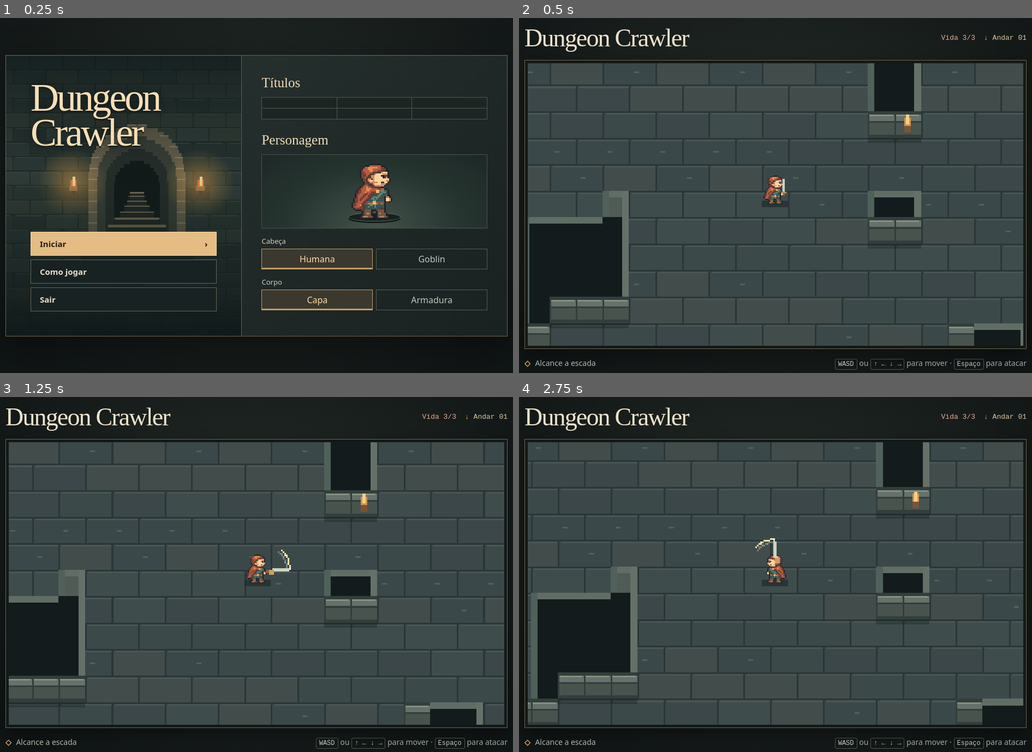
Above: before the commit, frames 1-4 (two rows, left to right).
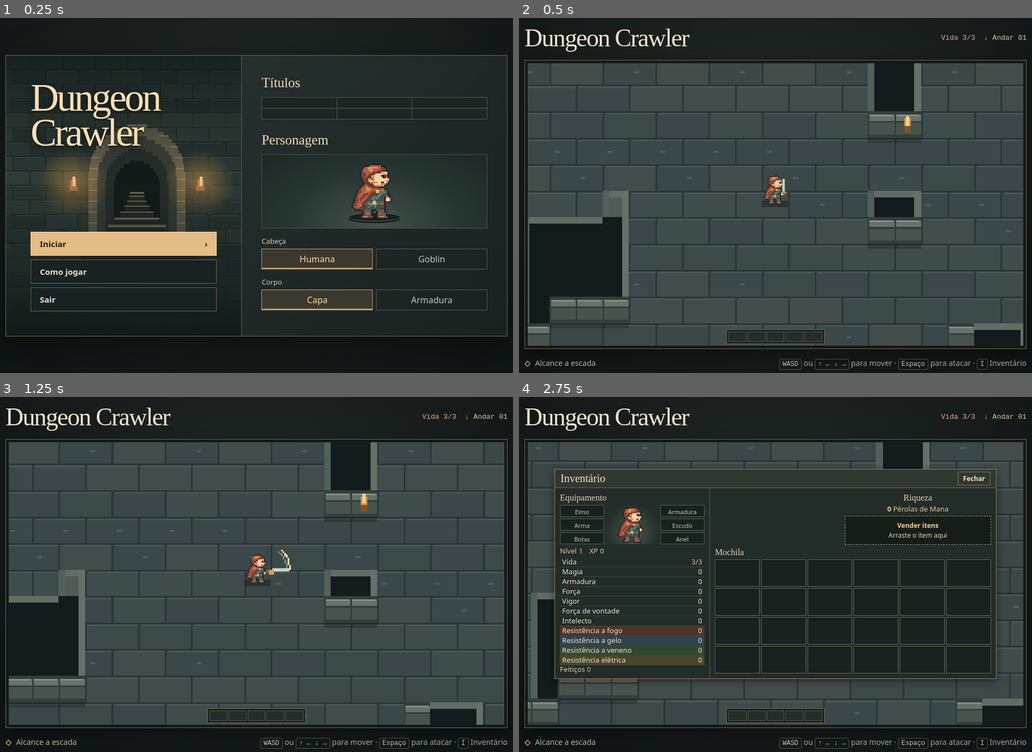
Above: after the commit, the same moments.

Repository: Robson-C/dungeon-crawler
Game: browser game, page index.html
Same seed, same stepped clock (60 frames per second), same inputs: the game is played once before the commit and once after it.
Inputs:
- Up to frame 1 (0.25 s): no input
- Up to frame 2 (0.5 s): click "Iniciar" at 0.27 s
- Up to frame 3 (1.25 s): hold Right from 1.03 s (still down); tap Space at 1.1 s
- Up to frame 4 (2.75 s): release Right at 1.53 s; hold Down 1.58-1.85 s; tap Space at 1.6, 2.1, 2.6 s; hold Left 1.9-2.47 s; tap I at 2.52 s; hold Up from 2.52 s (still down)

Frame 1 is identical in both runs. In frame 2, 1.1% of the frame differs, in the area x 40-99%, y 27-100%; in frame 3, 1.1%; in frame 4, 46%, in the area x 6-99%, y 20-100%.

Commit message:
Adiciona inventário e barra de habilidades

Diff:
--- a/game.js
+++ b/game.js
@@ -270,11 +270,16 @@
 const pixelsPerUnit = canvas.width / view.width;
 const end = document.getElementById("end");
 const healthDisplay = document.getElementById("health");
+const inventoryHealth = document.getElementById("inventory-health");
+const inventory = document.getElementById("inventory");
+const bagSlots = document.getElementById("bag-slots");
+for (let i = 0; i < 24; i++) bagSlots.append(document.createElement("span"));
 const reset = document.getElementById("reset");
 const keys = new Set();
 const directions = new Set(["KeyW", "KeyA", "KeyS", "KeyD", "ArrowUp", "ArrowLeft", "ArrowDown", "ArrowRight"]);
 let player;
 let previous = null;
+let gameTime = 0;
 let facing = 1;
 let stride = 0;
 let lastDirection = 0;
@@ -355,9 +360,7 @@
 }
 
 // Each sprite pixel is half a world unit. The feet anchor movement and depth.
-const adventurer = document.createElement("canvas");
-adventurer.width = 28;
-adventurer.height = 34;
+const adventurer = document.getElementById("equipped-character");
 const sprite = adventurer.getContext("2d");
 const dyes = { o: "#22232a", r: "#754036", c: "#b65b3f", h: "#e48d52",
   d: "#513a35", s: "#cd8e63", f: "#ffd3a0", w: "#ffead0",
@@ -443,7 +446,9 @@
   const portrait = preview.getContext("2d");
   portrait.clearRect(0, 0, preview.width, preview.height);
   portrait.drawImage(adventurer, 0, 0);
-  preview.setAttribute("aria-label", `Cabeça ${head.labels[0].textContent.trim()}, corpo com ${body.labels[0].textContent.trim()}`);
+  const appearance = `Cabeça ${head.labels[0].textContent.trim()}, corpo com ${body.labels[0].textContent.trim()}`;
+  adventurer.setAttribute("aria-label", appearance);
+  preview.setAttribute("aria-label", appearance);
 }
 
 function bladePose(x, y, elapsed) {
@@ -633,10 +638,12 @@
 
 function held(first, second) { return Number(keys.has(first) || keys.has(second)); }
 
-function frame(now) {
+function frame(timestamp) {
   if (game.hidden) return;
-  const dt = previous === null ? 0 : (now - previous) / 1000;
-  previous = now;
+  const dt = previous === null ? 0 : (timestamp - previous) / 1000;
+  previous = timestamp;
+  gameTime += dt * 1000;
+  const now = gameTime;
   if (!player.finished) {
     const dx = held("KeyD", "ArrowRight") - held("KeyA", "ArrowLeft");
     const dy = held("KeyS", "ArrowDown") - held("KeyW", "ArrowUp");
@@ -678,19 +685,55 @@
 }
 
 function showHealth() {
-  healthDisplay.textContent = `Vida ${player.health}/${playerMaxHealth}`;
+  const value = `${player.health}/${playerMaxHealth}`;
+  healthDisplay.textContent = `Vida ${value}`;
+  inventoryHealth.textContent = value;
+}
+
+function showCharacterSheet() {
+  for (const field of inventory.querySelectorAll("[data-stat]")) {
+    field.textContent = player[field.dataset.stat];
+  }
+  const spells = document.getElementById("inventory-spells");
+  spells.replaceChildren(...player.spells.map(name => {
+    const entry = document.createElement("li");
+    entry.textContent = name;
+    return entry;
+  }));
+  document.getElementById("no-spells").hidden = player.spells.length > 0;
 }
 
 function finishRun() {
   player.finished = true;
   keys.clear();
   clearSwings();
+  if (inventory.open) inventory.close();
   end.hidden = false;
   reset.focus();
 }
 
+inventory.addEventListener("close", () => {
+  if (!inventory.open && !game.hidden && !player.finished) canvas.focus();
+});
+
+const sellDropzone = document.getElementById("sell-dropzone");
+sellDropzone.addEventListener("dragover", event => event.preventDefault());
+sellDropzone.addEventListener("drop", event => event.preventDefault());
+
 window.addEventListener("keydown", event => {
   if (game.hidden || player.finished || event.ctrlKey || event.metaKey || event.altKey) return;
+  if (event.code === "KeyI" || (inventory.open && event.code === "Escape")) {
+    event.preventDefault();
+    if (event.repeat) return;
+    if (inventory.open) {
+      inventory.close();
+    } else {
+      showCharacterSheet();
+      inventory.show();
+      document.getElementById("inventory-title").focus();
+    }
+    return;
+  }
   if (event.code === "Space") {
     event.preventDefault();
     if (!event.repeat && pendingSwingDirection === null) {
@@ -723,7 +766,12 @@
   menu.hidden = true;
   game.hidden = false;
   runSeed = crypto.getRandomValues(new Uint32Array(1))[0];
-  player = { health: playerMaxHealth, finished: false };
+  player = {
+    health: playerMaxHealth, finished: false, level: 1, xp: 0, manaPearls: 0, spells: [],
+    magic: 0, armor: 0, strength: 0, stamina: 0, willpower: 0, intellect: 0,
+    fireResistance: 0, iceResistance: 0, poisonResistance: 0, lightningResistance: 0
+  };
+  gameTime = 0;
   keys.clear();
   enterFloor(1);
   showHealth();
--- a/index.html
+++ b/index.html
@@ -43,6 +43,7 @@
       <p>Use <kbd>WASD</kbd> ou as <kbd>setas</kbd> para andar. Aperte <kbd>Espaço</kbd> para atacar na direção do movimento.</p>
       <p>Quando o inimigo levantar a lança, recue. Você começa com três pontos de vida.</p>
       <p>Explore as salas e pise na escada para descer. Você pode deixar inimigos para trás.</p>
+      <p>Aperte <kbd>I</kbd> para abrir ou fechar o inventário. Os inimigos podem atacar enquanto você consulta a mochila.</p>
       <form method="dialog"><button>Voltar</button></form>
     </dialog>
     <section id="exit-screen" class="card" hidden>
@@ -67,10 +68,75 @@
           <button type="button" id="back-menu">Menu principal</button>
         </div>
       </div>
+    <dialog id="inventory" aria-labelledby="inventory-title">
+      <div class="inventory-header">
+        <h2 id="inventory-title" tabindex="-1">Inventário</h2>
+        <form method="dialog"><button type="submit">Fechar</button></form>
+      </div>
+      <div class="inventory-content">
+        <div class="inventory-character">
+          <section class="character-equipment" aria-labelledby="equipment-title">
+            <h3 id="equipment-title">Equipamento</h3>
+            <div class="equipment-layout">
+              <div class="equipment-slot">Elmo</div>
+              <div class="equipment-slot">Armadura</div>
+              <div class="equipment-preview">
+                <canvas id="equipped-character" width="28" height="34" role="img" aria-label="Personagem"></canvas>
+              </div>
+              <div class="equipment-slot">Arma</div>
+              <div class="equipment-slot">Escudo</div>
+              <div class="equipment-slot">Botas</div>
+              <div class="equipment-slot">Anel</div>
+            </div>
+          </section>
+          <div class="character-status">
+            <dl class="progression">
+              <div><dt>Nível</dt><dd data-stat="level"></dd></div>
+              <div><dt>XP</dt><dd data-stat="xp"></dd></div>
+            </dl>
+            <dl class="stat-list">
+              <div><dt>Vida</dt><dd id="inventory-health"></dd></div>
+              <div><dt>Magia</dt><dd data-stat="magic"></dd></div>
+              <div><dt>Armadura</dt><dd data-stat="armor"></dd></div>
+              <div><dt>Força</dt><dd data-stat="strength"></dd></div>
+              <div><dt>Vigor</dt><dd data-stat="stamina"></dd></div>
+              <div><dt>Força de vontade</dt><dd data-stat="willpower"></dd></div>
+              <div><dt>Intelecto</dt><dd data-stat="intellect"></dd></div>
+              <div class="fire"><dt><span class="resistance-long">Resistência a fogo</span><abbr title="Resistência a fogo">Res. fogo</abbr></dt><dd data-stat="fireResistance"></dd></div>
+              <div class="ice"><dt><span class="resistance-long">Resistência a gelo</span><abbr title="Resistência a gelo">Res. gelo</abbr></dt><dd data-stat="iceResistance"></dd></div>
+              <div class="poison"><dt><span class="resistance-long">Resistência a veneno</span><abbr title="Resistência a veneno">Res. veneno</abbr></dt><dd data-stat="poisonResistance"></dd></div>
+              <div class="lightning"><dt><span class="resistance-long">Resistência elétrica</span><abbr title="Resistência elétrica">Res. elétrica</abbr></dt><dd data-stat="lightningResistance"></dd></div>
+            </dl>
+            <div class="character-spells">
+              <h3>Feitiços</h3>
+              <ul id="inventory-spells"></ul>
+              <p id="no-spells">0</p>
+            </div>
+          </div>
+        </div>
+        <div class="inventory-storage">
+          <section class="wealth" aria-labelledby="wealth-title">
+            <h3 id="wealth-title">Riqueza</h3>
+            <p><strong data-stat="manaPearls"></strong> Pérolas de Mana</p>
+          </section>
+          <div class="sell-area" id="sell-dropzone">
+            <strong>Vender itens</strong>
+            <span>Arraste o item aqui</span>
+          </div>
+          <section aria-labelledby="bag-title">
+            <h3 id="bag-title">Mochila</h3>
+            <div id="bag-slots" role="img" aria-label="Mochila com 24 espaços livres"></div>
+          </section>
+        </div>
+      </div>
+    </dialog>
+      <div class="ability-bar" role="img" aria-label="Barra de habilidades com cinco espaços vazios">
+        <span></span><span></span><span></span><span></span><span></span>
+      </div>
     </section>
     <footer>
       <span><b class="compass" aria-hidden="true">◇</b> Alcance a escada</span>
-      <span class="controls"><kbd>WASD</kbd> ou <kbd>↑ ← ↓ →</kbd> para mover · <kbd>Espaço</kbd> para atacar</span>
+      <span class="controls"><kbd>WASD</kbd> ou <kbd>↑ ← ↓ →</kbd> para mover · <kbd>Espaço</kbd> para atacar · <kbd>I</kbd> Inventário</span>
     </footer>
     </div>
   </main>
--- a/style.css
+++ b/style.css
@@ -10,13 +10,14 @@
 .depth i { color: #edb168; font-style: normal; }
 .run-status { display: flex; align-items: center; gap: 16px; white-space: nowrap; }
 #health { color: #e8aa92; font: 13px "Courier New", monospace; }
-.frame { position: relative; padding: 5px; border: 1px solid #746649; background: #121918; box-shadow: 0 12px 36px #0006; }
+.frame { --hud-inset: 8px; --hud-slot-height: 19px; position: relative; container-type: inline-size; padding: 5px; border: 1px solid #746649; background: #121918; box-shadow: 0 12px 36px #0006; }
+#room:focus { outline: none; }
 canvas { width: 100%; height: auto; display: block; image-rendering: pixelated; }
 footer { margin-top: 16px; color: #c1c7bc; font-size: 14px; flex-wrap: wrap; }
 .compass { margin-right: 5px; color: #efb56a; }
 .controls { color: #adb6ae; }
 kbd { font: 12px "Courier New", monospace; color: #d6dace; border: 1px solid #535d54; border-radius: 3px; padding: 2px 5px; }
-#end { position: absolute; inset: 0; display: grid; place-items: center; background: #0b1111bd; }
+#end { position: absolute; z-index: 1; inset: 0; display: grid; place-items: center; background: #0b1111bd; }
 #end[hidden] { display: none; }
 .card { min-width: min(255px, 90%); padding: 18px 24px 24px; text-align: center; border: 1px solid #98835a; background: #1c2522; }
 .rune { color: #e9ae62; font-size: 24px; }
@@ -50,8 +51,104 @@
 .customize input:focus-visible + span { outline: 2px solid #fff; outline-offset: 2px; }
 dialog { max-width: min(390px, 90vw); padding: 25px; color: #eee3cc; background: #1c2522; border: 1px solid #98835a; line-height: 1.5; }
 dialog::backdrop { background: #0b1111ce; }
+#inventory { --hud-height: calc(var(--hud-slot-height) + 8px); position: absolute; inset: var(--hud-inset) 0 calc(var(--hud-height) + 2 * var(--hud-inset)); width: 93%; height: fit-content; max-width: 810px; max-height: calc(100% - var(--hud-height) - 3 * var(--hud-inset)); margin: auto; padding: 0; color: #eee3cc; background: #222c28; line-height: 1.15; box-shadow: 0 3px 14px #0008; }
+.inventory-header { display: flex; justify-content: space-between; align-items: center; padding: 4px 10px; border-bottom: 1px solid #756650; background: #303830; }
+.inventory-header h2 { font-size: 20px; margin: 0; }
+.inventory-header button { padding: 3px 9px; font-size: 12px; background: transparent; border: 1px solid #81765e; color: #eee3cc; }
+.inventory-content { display: grid; grid-template-columns: minmax(0, 35fr) minmax(0, 65fr); }
+.inventory-character, .inventory-storage { padding: clamp(5px, 1cqw, 12px); }
+.inventory-content h3 { margin: 0 0 4px; font: 500 16px Georgia, serif; color: #e2d2b1; }
+.equipment-layout { display: grid; grid-template-columns: 1fr 1.2fr 1fr; gap: 3px; }
+.equipment-slot { min-width: 0; display: grid; place-items: end center; min-height: 22px; padding: 2px; border: 1px solid #546052; background: #18221d; font-size: 11px; color: #c5c9ba; }
+.equipment-preview { grid-area: 1 / 2 / span 3 / span 1; display: grid; place-items: center; background: radial-gradient(ellipse at 50% 70%, #49584d, #222e29 75%); }
+#equipped-character { width: min(54px, 95%); }
+.character-status { margin-top: 5px; font-size: 13px; }
+.character-status dl, .character-status dd, #inventory-spells, #no-spells { margin: 0; }
+.character-status dl div { display: flex; align-items: baseline; justify-content: space-between; gap: 4px; }
+.character-status dd { font-variant-numeric: tabular-nums; }
+.progression { display: flex; gap: 12px; color: #d9c6a5; padding-bottom: 4px; }
+.stat-list > div { padding: 1px 4px; border-bottom: 1px solid #3a463e; }
+.stat-list abbr { display: none; text-decoration: none; }
+.fire { background: #513229; }
+.ice { background: #2d4350; }
+.poison { background: #334831; }
+.lightning { background: #49472a; }
+#inventory-health { color: #efb29a; }
+.character-status h3 { display: inline; font: inherit; }
+#inventory-spells { display: inline; padding: 0; list-style: none; }
+#no-spells { display: inline; font-size: inherit; color: #bac0ac; }
+.inventory-storage { display: grid; grid-template-rows: auto auto minmax(0,1fr); row-gap: 5px; border-left: 1px solid #596154; }
+.wealth, .sell-area { width: 53%; justify-self: end; text-align: center; }
+.wealth p { margin: 0; font-size: 13px; color: #e5c995; }
+.sell-area { display: grid; place-content: center; gap: 4px; min-height: 53px; padding: 6px; border: 1px dashed #a2946c; background: #151d19; color: #e4d5b8; font-size: 12px; }
+.sell-area strong { color: #f2d298; }
+.inventory-storage > section:last-child { display: flex; flex-direction: column; }
+#bag-slots { flex: 1; display: grid; grid-template-columns: repeat(6, minmax(0, 1fr)); grid-template-rows: repeat(4, 1fr); gap: 3px; }
+#bag-slots span { background: #19221f; border: 1px solid #606959; box-shadow: inset 1px 2px 2px #111815; }
+.ability-bar { position: absolute; inset-inline: 0; bottom: var(--hud-inset); display: grid; grid-template-columns: repeat(5, 1fr); gap: 2px; width: min(180px, 45%); margin-inline: auto; padding: 3px; border: 1px solid #736650; background: #18201d; }
+.ability-bar span { height: var(--hud-slot-height); border: 1px solid #535d51; background: #252d29; }
 #back-menu { background: transparent; color: #dccdb3; }
 #exit-screen button { margin-top: 20px; }
+@container (max-width: 750px) {
+  #inventory, .ability-bar { --hud-inset: 6px; --hud-slot-height: 15px; }
+  .inventory-header { padding: 3px 8px; }
+  .inventory-header h2 { font-size: 17px; }
+  .inventory-content h3 { font-size: 14px; }
+  .inventory-character, .inventory-storage { padding-block: 5px; }
+  .equipment-layout { gap: 2px; }
+  .equipment-slot { min-height: 17px; padding: 1px; }
+  #equipped-character { width: min(39px, 95%); }
+  .character-status { font-size: 11px; line-height: 1.15; margin-top: 3px; }
+  .character-status h3 { font-size: inherit; }
+  .stat-list > div { padding-block: 0; border-bottom: 0; }
+}
+@container (max-width: 575px) {
+  #inventory, .ability-bar { --hud-inset: 4px; --hud-slot-height: 12px; }
+  #inventory { width: calc(100% - 12px); }
+  .inventory-header { padding: 1px 5px; }
+  .inventory-header h2 { font-size: 13px; }
+  .inventory-header button { font-size: 10px; line-height: 14px; padding: 0 5px; }
+  .inventory-content { grid-template: "equipment storage" "status status" / minmax(0, 40fr) minmax(0, 60fr); }
+  .inventory-character { display: contents; }
+  .character-equipment { grid-area: equipment; padding: 3px; }
+  .inventory-content h3 { font-size: 11px; margin-bottom: 2px; }
+  .equipment-layout { gap: 1px; }
+  .equipment-slot { min-height: 0; padding: 0; place-items: center; font-size: 10px; letter-spacing: -.03em; }
+  #equipped-character { width: min(28px, 95%); }
+  .character-status { grid-area: status; display: grid; grid-template: "progression spells" "stats stats" / 1fr auto; margin: 0; padding: 2px 3px; border-top: 1px solid #596154; font-size: 10px; line-height: 1.1; }
+  .character-status h3 { font-size: inherit; }
+  .progression { grid-area: progression; padding-bottom: 2px; }
+  .character-spells { grid-area: spells; }
+  .stat-list { grid-area: stats; display: grid; grid-auto-flow: column; grid-template: repeat(4, auto) / minmax(0, .8fr) minmax(0, 1.12fr) minmax(0, 1.08fr); column-gap: 3px; }
+  .stat-list > div { padding-inline: 1px; border-bottom: 0; }
+  .resistance-long { display: none; }
+  .stat-list abbr { display: inline; }
+  .inventory-storage { grid-area: storage; grid-template: "wealth bag" auto "sell bag" 1fr / minmax(0, 1fr) minmax(0, 1.25fr); gap: 2px 4px; padding: 3px; }
+  .wealth { grid-area: wealth; }
+  .wealth p { font-size: 9px; }
+  .sell-area { grid-area: sell; min-height: 0; gap: 1px; padding: 2px; font-size: 9px; }
+  .wealth, .sell-area { width: 100%; }
+  .inventory-storage > section:last-child { grid-area: bag; }
+  #bag-slots { gap: 2px; }
+}
+@container (max-width: 375px) {
+  #inventory, .ability-bar { --hud-inset: 3px; --hud-slot-height: 11px; }
+  #inventory { width: calc(100% - 8px); }
+  .character-equipment > h3, .wealth h3 { display: none; }
+  .equipment-layout { grid-template-columns: minmax(0, 1fr) minmax(0, .7fr) minmax(0, 1.15fr); }
+  .stat-list > div { gap: 2px; }
+  .wealth p { line-height: 1.05; }
+}
+@media (max-width: 375px) {
+  main:has(#game:not([hidden])) { width: 98vw; }
+}
+@media (max-height: 540px) {
+  main:has(#game:not([hidden])) { width: min(920px, 94vw, calc((100dvh - 80px) * 1.75)); margin-block: 4px; }
+  #game > header { padding-bottom: 4px; gap: 4px; }
+  #game > header h1 { font-size: clamp(17px, 4vw, 25px); }
+  #game > footer { margin-top: 4px; gap: 4px; font-size: 11px; }
+  #game > footer kbd { font-size: 10px; padding: 1px 3px; }
+}
 @media (max-width: 640px) {
   .menu-cover { padding: 18px 12px; }
   .menu-build { padding: 17px 10px; }
